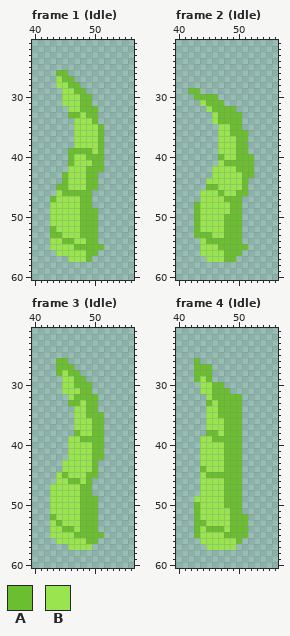
One commit to this pixel-art file: Objects/Enemies/Vine/Vine.aseprite. The picture above is the old version.
64x64 pixels, 6 frames. Shown: frame 1 (Idle): x 40..56, y 21..60; frame 2 (Idle): x 40..56, y 21..60; frame 3 (Idle): x 40..56, y 21..60; frame 4 (Idle): x 40..56, y 21..60. The old version is drawn lined up with the new one, on the new canvas. The commit also changed other frames, which this record leaves out.
Visible layers, top first: "Layer 3" opacity 41%, "Layer 2", "Layer 1".
Palette (. is transparent): A #6abe30  B #99e550
Pixels before, frame 1 (Idle), first column x 43:
26 .AA......
27 .BAA.....
28 .BBAA....
29 ..BBAA...
30 ..BBBAA..
31 ..BBBAA..
32 ...BBAAA.
33 ...AABAA.
34 ....BBBA.
35 ....BBBBA
36 ....BBBBA
37 ....BBBBA
38 ....BBBBA
39 ...AAAABA
40 ...ABBAAA
41 ...ABBBAA
42 ...BBBAAA
43 ..ABBBAA.
44 ..ABBBAA.
45 .AABBBAA.
46 .BAAAAA..
47 ABBBBAA..
48 BBBBBAA..
49 BBBBBAAA.
50 BBBBBAAA.
51 BBBBBAAA.
52 ABBBBAAA.
53 AABBBAAA.
54 BBAABBAA.
55 BBBBAAAAA
56 .BBBBBAA.
57 ...BBBA..
Pixels before, frame 2 (Idle), first column x 42:
29 AA.........
30 .AAAA......
31 ..BAAA.....
32 ...BAAAA...
33 ....BAAAA..
34 ....BAAAA..
35 .....BBAA..
36 .....BBAAA.
37 .....BBBAA.
38 .....BBBAA.
39 .....BBBAA.
40 .....ABBAAA
41 .....BAAAAA
42 ....BBBBAAA
43 ....BBBBBAA
44 ...BBBBBBA.
45 ...AABBBBA.
46 ..BBBABBAA.
47 ..BBBBAAA..
48 .ABBBBBAA..
49 .ABBBBBAA..
50 .ABBBBAAA..
51 .ABBBBAAA..
52 .ABBBBAAA..
53 .AAABBAAA..
54 ..BAAAAAA..
55 ..BBBAAAAA.
56 ..BBBBAAA..
57 ...BBBAA...
Pixels before, frame 3 (Idle), first column x 43:
26 .AA......
27 .AAA.....
28 .ABAA....
29 ..BBAA...
30 ..BBAAA..
31 ..BBBAA..
32 ...BAAAA.
33 ...AABAA.
34 ....BBAA.
35 ....BBAAA
36 ....BBBAA
37 ....BBBAA
38 ....ABBAA
39 ...BBAAAA
40 ...BBBBAA
41 ...BBBBAA
42 ...BBBBAA
43 ..BBBBBA.
44 ..BBBBBA.
45 .BABBBAA.
46 .BBAABA..
47 BBBBBAA..
48 BBBBBAA..
49 BBBBBAAA.
50 BBBBBAAA.
51 BBBBBAAA.
52 ABBBBAAA.
53 BABBBAAA.
54 BBAABAAA.
55 BBBBAAAAA
56 .BBBBBAA.
57 ...BBBB..
Pixels before, frame 4 (Idle), first column x 43:
26 A........
27 AAA......
28 AAA......
29 ABA......
30 .BBAA....
31 .BBAAA...
32 ..BAAAAA.
33 ..ABAAAA.
34 ..BBAAAA.
35 ..BBAAAA.
36 ..BBBAAA.
37 ..BBBAAA.
38 ..AABAAA.
39 .BBAAAAA.
40 .BBBBAAA.
41 .BBBBAAA.
42 .BBBBAAA.
43 .BBBBAAA.
44 .ABBBAAA.
45 .BAAAAAA.
46 .BBBBAAA.
47 .BBBBAAA.
48 .BBBBAAA.
49 BBBBBAAA.
50 ABBBBAAA.
51 ABBBBBAA.
52 ABBBBBAAA
53 AABBBBAAA
54 ABAAABAAA
55 ABBBBAAAA
56 .BBBBBBA.
57 ..BBBBB..
After:
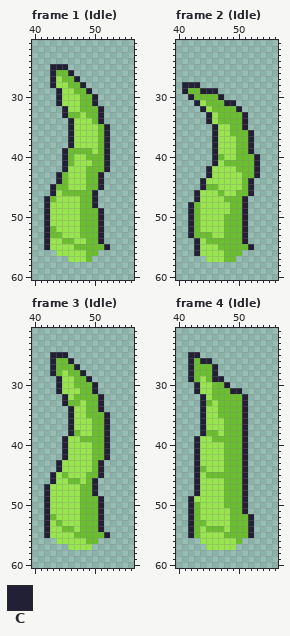
Colours new in this view: C #222034
From the commit log: Vine Animation and Code Progress
The edit:
canvas 64x64 -> 96x96, the old top-left corner now at 16,16
Changed rows in their new state; - is an unchanged pixel.
Frame 1 (Idle):
first column x 42:
25 -CCC-------
26 -C--C------
27 -C---C-----
28 -C----C----
29 --C----C---
30 --C-----C--
31 --C-----C--
32 ---C-----C-
33 ---C-----C-
34 ----C----C-
35 ----C-----C
36 ----C-----C
37 ----C-----C
38 ----C-----C
39 ---C------C
40 ---C------C
41 ---C------C
42 ---C------C
43 --C------C-
44 --C------C-
45 -C-------C-
46 -C------C--
47 C-------C--
48 C-------C--
49 C--------C-
50 C--------C-
51 C--------C-
52 C--------C-
53 C--------C-
54 C--------C-
55 C---------C
Frame 2 (Idle):
first column x 41:
28 CCC----------
29 C--CCC-------
30 -C----C------
31 --C----CC----
32 ---C-----C---
33 ----C-----C--
34 ----C-----C--
35 -----C----C--
36 -----C-----C-
37 -----C-----C-
38 -----C-----C-
39 -----C-----C-
40 -----C------C
41 -----C------C
42 ----C-------C
43 ----C-------C
44 ---C-------C-
45 ---C-------C-
46 --C--------C-
47 --C-------C--
48 -C--------C--
49 -C--------C--
50 -C--------C--
51 -C--------C--
52 -C--------C--
53 -C--------C--
54 --C-------C--
55 --C--------C-
56 --C----------
Frame 3 (Idle): the same change as frame 1 (Idle)
Frame 4 (Idle):
first column x 42:
25 CC---------
26 C-CC-------
27 C---C------
28 C---C------
29 C---CC-----
30 -C----C----
31 -C-----CC--
32 --C------C-
33 --C------C-
34 --C------C-
35 --C------C-
36 --C------C-
37 --C------C-
38 --C------C-
39 -C-------C-
40 -C-------C-
41 -C-------C-
42 -C-------C-
43 -C-------C-
44 -C-------C-
45 -C-------C-
46 -C-------C-
47 -C-------C-
48 -C-------C-
49 C--------C-
50 C--------C-
51 C--------C-
52 C---------C
53 C---------C
54 C---------C
55 C---------C
